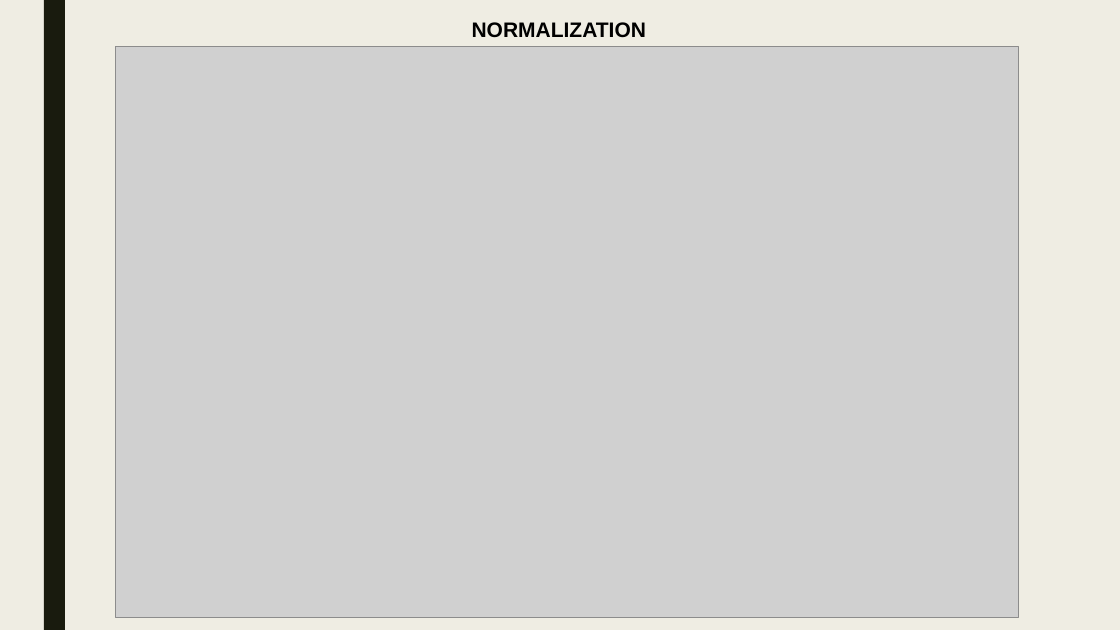
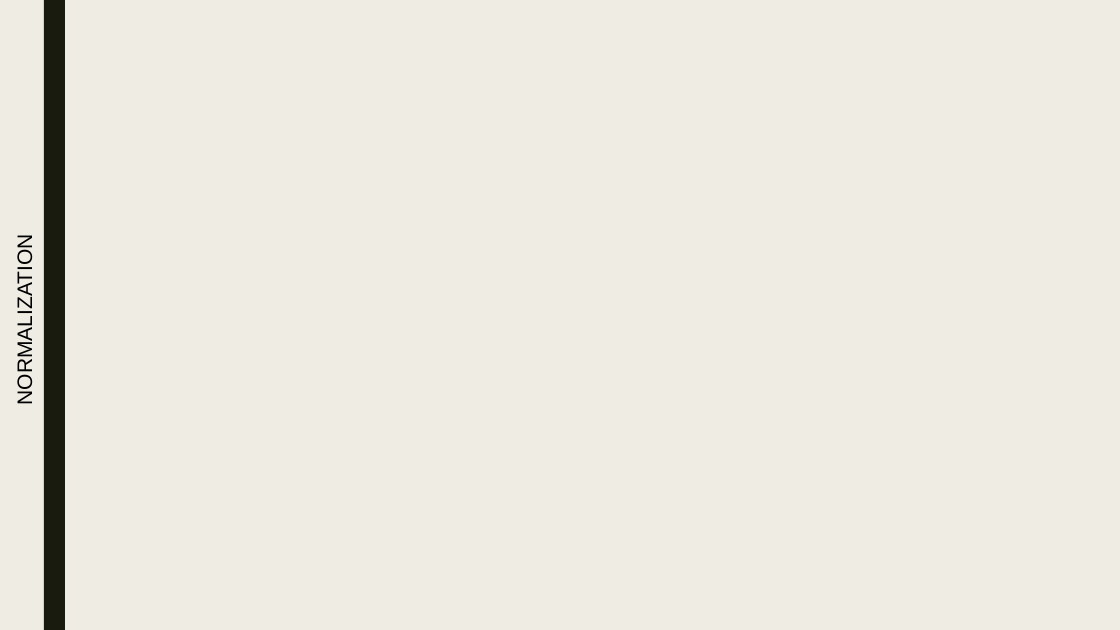
Before and after one commit to moon672/cse-303-1-spring-2021-group-3, a slide deck: slide 30 of Report/PRESENTATION/New Microsoft PowerPoint Presentation.pptx. Drawn at 1120x630 pixels with LibreOffice and Linux fonts; fonts in the diff are those of the drawing; grey boxes stand for pictures; background and template pictures are left out. Boxes give left, top, right and bottom in pixels: in the first picture for what was removed or moved away, otherwise in the second. Text is boxed around its words. In the diff, an @@ line names an element or a change of style, - is before the commit and + after.

```diff
--- a/Report/PRESENTATION/New Microsoft PowerPoint Presentation.pptx
+++ b/Report/PRESENTATION/New Microsoft PowerPoint Presentation.pptx
@@ picture removed at <box>116,46,1018,618</box> @@
@@ text "NORMALIZATION": place and size @@
-text "NORMALIZATION" at <box>472,22,646,38</box>
+text "NORMALIZATION" at <box>13,251,36,400</box>
@@ text "NORMALIZATION" at <box>13,251,36,400</box>: bold off; rotation 0 to 270 degrees @@
```
Also in this commit, not shown: 17 other slides changed, 9 slides added, 5 slides removed, 3 other files.
